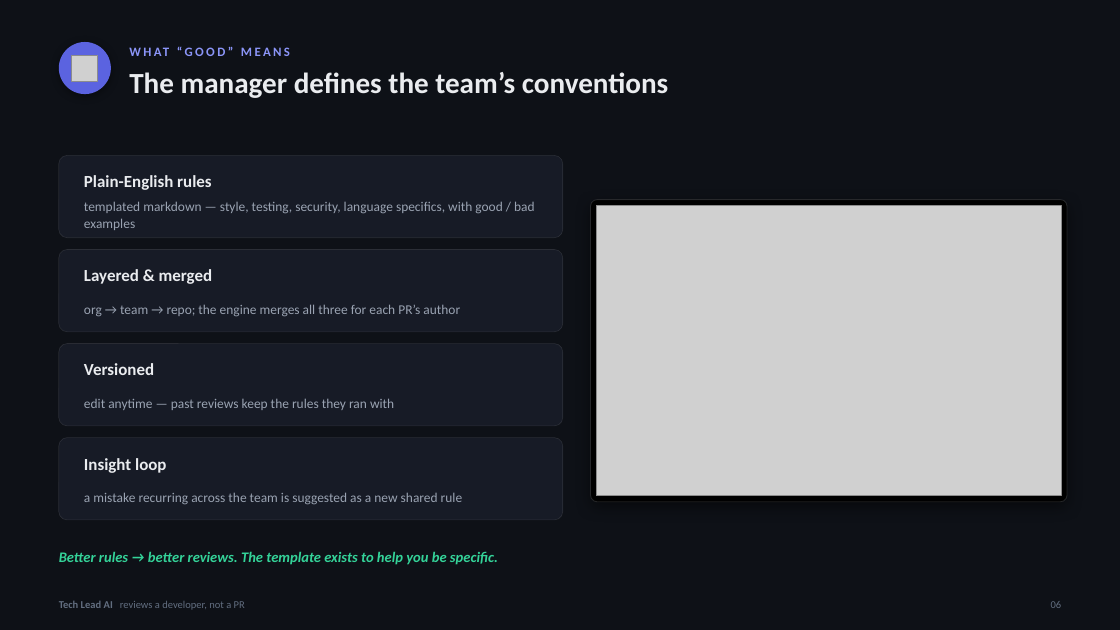
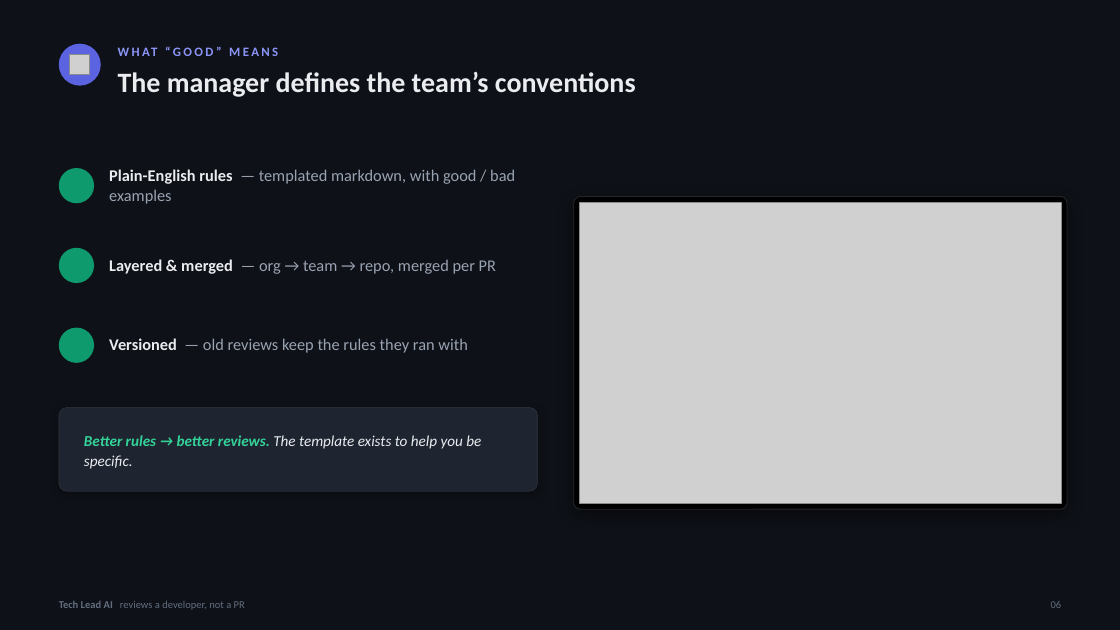
Before and after one commit to TechLead-AI/techlead-ai, a slide deck: slide 6 of TechLead2.pptx. Drawn at 1120x630 pixels with LibreOffice and Linux fonts; fonts in the diff are those of the drawing; grey boxes stand for pictures; background and template pictures are left out. Boxes give left, top, right and bottom in pixels: in the first picture for what was removed or moved away, otherwise in the second. Text is boxed around its words. In the diff, an @@ line names an element or a change of style, - is before the commit and + after.

```diff
--- a/TechLead2.pptx
+++ b/TechLead2.pptx
@@ ellipse: place and size @@
-ellipse at (59,42,111,94)
+ellipse at (59,44,101,86)
@@ ellipse at (59,44,101,86): shadow off @@
@@ picture: place and size @@
-picture at (71,55,97,82)
+picture at (70,55,90,75)
@@ text "WHAT “GOOD” MEANS": place and size @@
-text "WHAT “GOOD” MEANS" at (129,40,1054,62)
+text "WHAT “GOOD” MEANS" at (118,40,1042,62)
@@ text "The manager defines the team’s ...": place and size @@
-text "The manager defines the team’s ..." at (129,72,668,98)
+text "The manager defines the team’s ..." at (118,72,636,97)
@@ text "The manager defines the team’s ..." at (118,72,636,97): size 25 to 24 pt @@
@@ rounded rectangle removed at (59,155,563,238) @@
@@ ellipse added at (59,168,94,203), fill #0F9A6E @@
@@ text removed at (84,175,211,190) @@
-Plain-English rules
@@ text at (109,169,515,204): text changed; size 11.5 to 14 pt @@
-templated markdown — style, testing, security, language specifics, with good / bad examples
+Plain-English rules — templated markdown, with good / bad examples
@@ rounded rectangle: place and size @@
-rounded rectangle at (591,200,1067,502)
+rounded rectangle at (574,197,1067,509)
@@ rounded rectangle at (574,197,1067,509): proportions changed @@
@@ picture: place and size @@
-picture at (597,206,1061,497)
+picture at (580,202,1061,503)
@@ rounded rectangle removed at (59,250,563,332) @@
@@ ellipse added at (59,248,94,283), fill #0F9A6E @@
@@ text at (109,259,496,274): text changed; size 14.5 to 14 pt; text colour #EAECEF to #9AA3B2; bold off @@
-Layered & merged
+Layered & merged — org → team → repo, merged per PR
@@ ellipse added at (59,328,94,363), fill #0F9A6E @@
@@ text removed at (84,304,460,316) @@
-org → team → repo; the engine merges all three for each PR’s author
@@ rounded rectangle removed at (59,344,563,426) @@
@@ text at (109,338,468,353): text changed; size 11.5 to 14 pt @@
-edit anytime — past reviews keep the rules they ran with
+Versioned — old reviews keep the rules they ran with
@@ text removed at (84,363,154,375) @@
-Versioned
@@ rounded rectangle: place and size @@
-rounded rectangle at (59,438,563,520)
+rounded rectangle at (59,408,538,492)
@@ rounded rectangle at (59,408,538,492): fill #171B26 to #1E2430; shadow on; proportions changed @@
@@ text "Better rules → better reviews. ...": place and size @@
-text "Better rules → better reviews. ..." at (59,551,498,565)
+text "Better rules → better reviews. ..." at (84,435,481,469)
@@ text "Better rules → better reviews. ..." at (84,435,481,469): size 12.5 to 13 pt; text colour #34D399 to #EAECEF, bold off in "The template exists to help you be ..."; line spacing 1 to 1.1 @@
@@ text removed at (84,458,166,473) @@
-Insight loop
@@ text removed at (84,492,462,504) @@
-a mistake recurring across the team is suggested as a new shared rule
```
Also in this commit, not shown: 17 other slides changed, 2 slides added, 3 slides removed.
